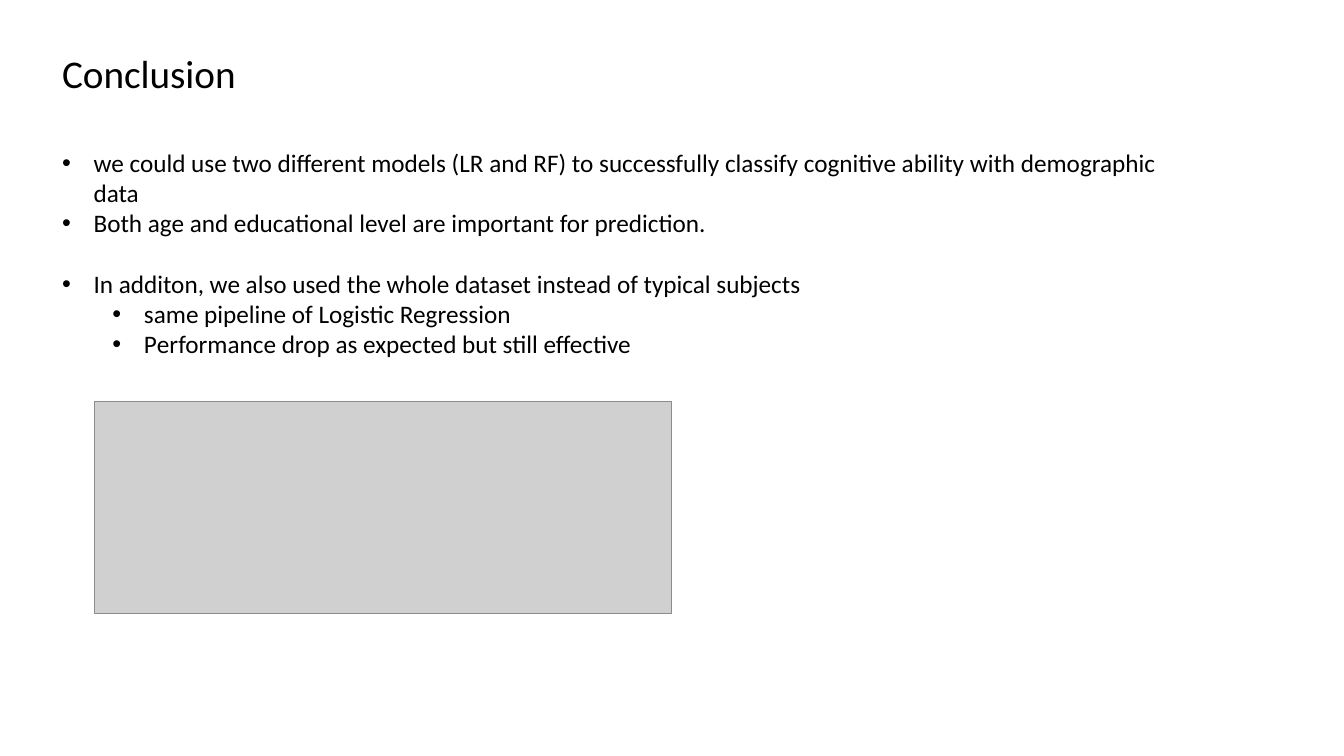
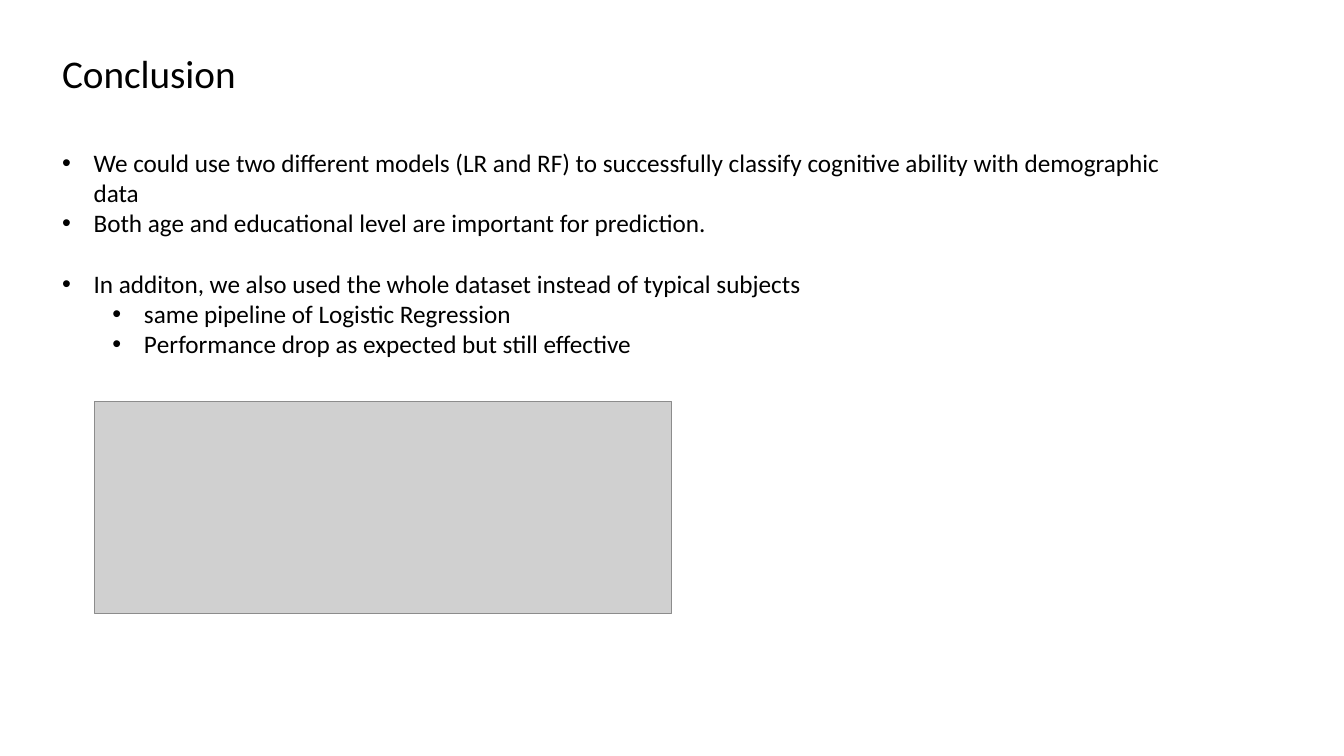
Before and after one commit to shaangao/cog-pred, a slide deck: slide 8 of Presentation.pptx. Drawn at 1344x756 pixels with LibreOffice and Linux fonts; fonts in the diff are those of the drawing; grey boxes stand for pictures. Boxes give left, top, right and bottom in pixels: in the first picture for what was removed or moved away, otherwise in the second. Text is boxed around its words. In the diff, an @@ line names an element or a change of style, - is before the commit and + after.

```diff
--- a/Presentation.pptx
+++ b/Presentation.pptx
@@ text at [94, 153, 1159, 202]: text changed @@
-• we could use two different models (LR and RF) to successfully classify cognitive ability with demographic data
+• We could use two different models (LR and RF) to successfully classify cognitive ability with demographic data
```
Also in this commit, not shown: 13 other files.
